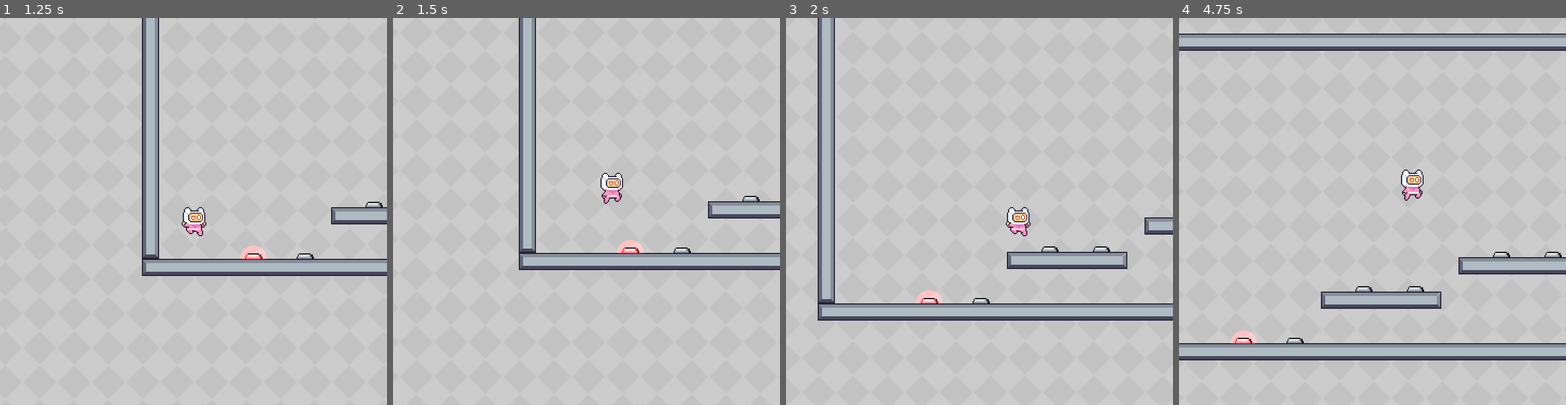
Above: before the commit, frames 1-4 (left to right).
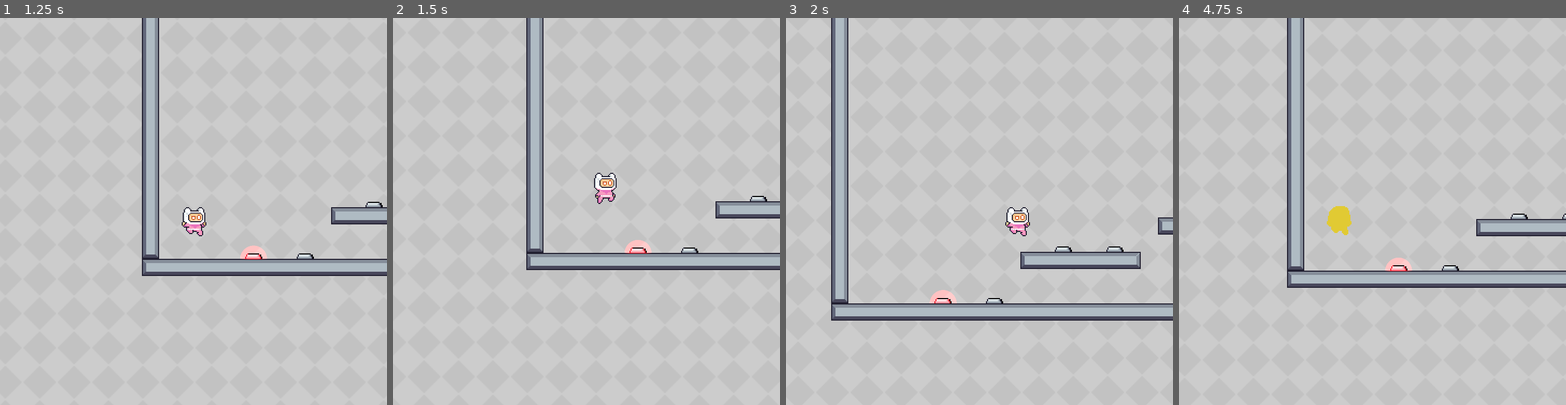
Above: after the commit, the same moments.

Repository: PascalGilbraith/Scale
Game: Godot game, scene res://main_menu.tscn
Two runs of this game, one before a commit and one after it. Both use one fixed random seed, a clock stepped at 60 frames per second and the inputs below.
Inputs:
- Up to frame 1 (1.25 s): click "New Game" at 0.5 s
- Up to frame 2 (1.5 s): tap Enter (ui_accept) at 1.25, 1.35 s; hold Right (ui_right) from 1.28 s (still down)
- Up to frame 3 (2 s): keep holding Right (ui_right); tap Enter (ui_accept) at 1.52, 1.82 s
- Up to frame 4 (4.75 s): tap Enter (ui_accept) at 2.1, 2.27, 2.57, 2.85, 3.6, 3.77, 4.07, 4.35, 4.52 s; release Right (ui_right) at 2.78 s; hold Left (ui_left) 2.78-3.53 s; hold Right (ui_right) from 3.53 s (still down)

Frame 1 is identical in both runs. In frame 2, 4.2% of the frame differs, in the area x 32-97%, y 0-66%; in frame 3, 5.7%; in frame 4, 15%, in the area x 0-100%, y 0-89%.

Commit message:
Bit more movement tweaking

Diff:
--- a/player.gd
+++ b/player.gd
@@ -2,7 +2,8 @@
 class_name player
 
 const SPEED = 200.0
-const ACCELERATION = 50.0
+const ACCELERATION = 20.0
+const DECELERATION = 100.0
 const JUMP_VELOCITY = -400.0
 
 var jump_count: int = 0
@@ -64,9 +65,10 @@
 		else:
 			if is_on_wall_only() and Input.is_action_just_pressed("ui_accept"):
 				var wall_direction = get_wall_normal()
+				sprite.flip_h = wall_direction < 0;
 				velocity.x = wall_direction * (SPEED / 2)
 			else:
-				velocity.x = move_toward(velocity.x, direction * SPEED, SPEED / 2)
+				velocity.x = move_toward(velocity.x, direction * SPEED, ACCELERATION)
 
 			if velocity.y > 0:
 				sprite.play("fall")
@@ -79,20 +81,25 @@
 					else:
 						sprite.play("double_jump")
 	else:
-		velocity.x = move_toward(velocity.x, 0, ACCELERATION)
-		if is_on_floor():
-			sprite.play("idle")
+		if is_on_wall_only() and Input.is_action_just_pressed("ui_accept"):
+			var wall_direction = get_wall_normal()
+			sprite.flip_h = wall_direction < 0;
+			velocity.x = wall_direction * (SPEED / 2)
 		else:
-			if velocity.y > 0:
-				sprite.play("fall")
+			velocity.x = move_toward(velocity.x, 0, DECELERATION)
+			if is_on_floor():
+				sprite.play("idle")
 			else:
-				if jump_count == 1:
-					sprite.play("jump")
+				if velocity.y > 0:
+					sprite.play("fall")
 				else:
-					if is_on_wall():
-						sprite.play("wall_jump")
+					if jump_count == 1:
+						sprite.play("jump")
 					else:
-						sprite.play("double_jump")
+						if is_on_wall():
+							sprite.play("wall_jump")
+						else:
+							sprite.play("double_jump")
 
 	move_and_slide()
 
